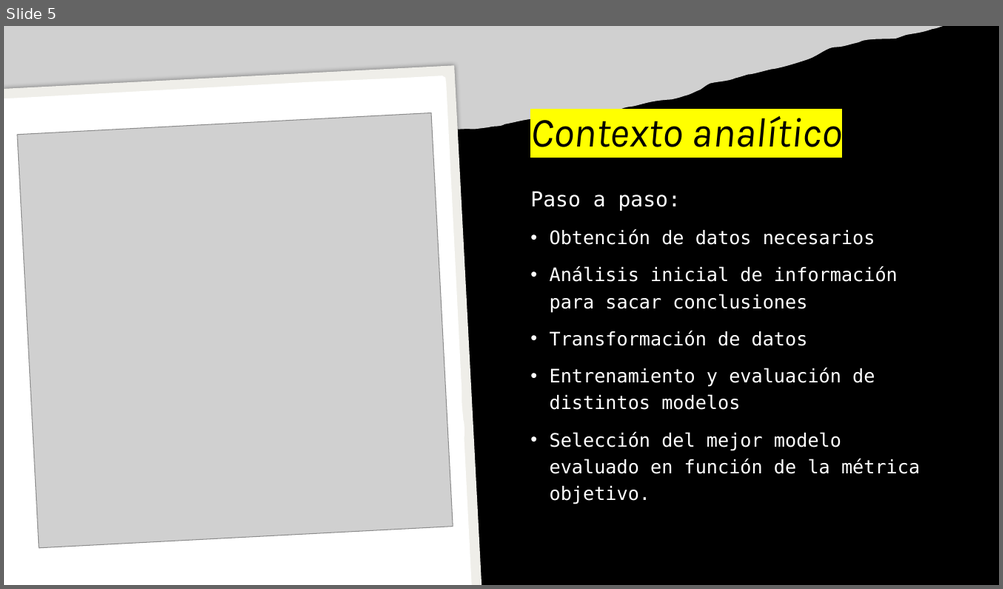
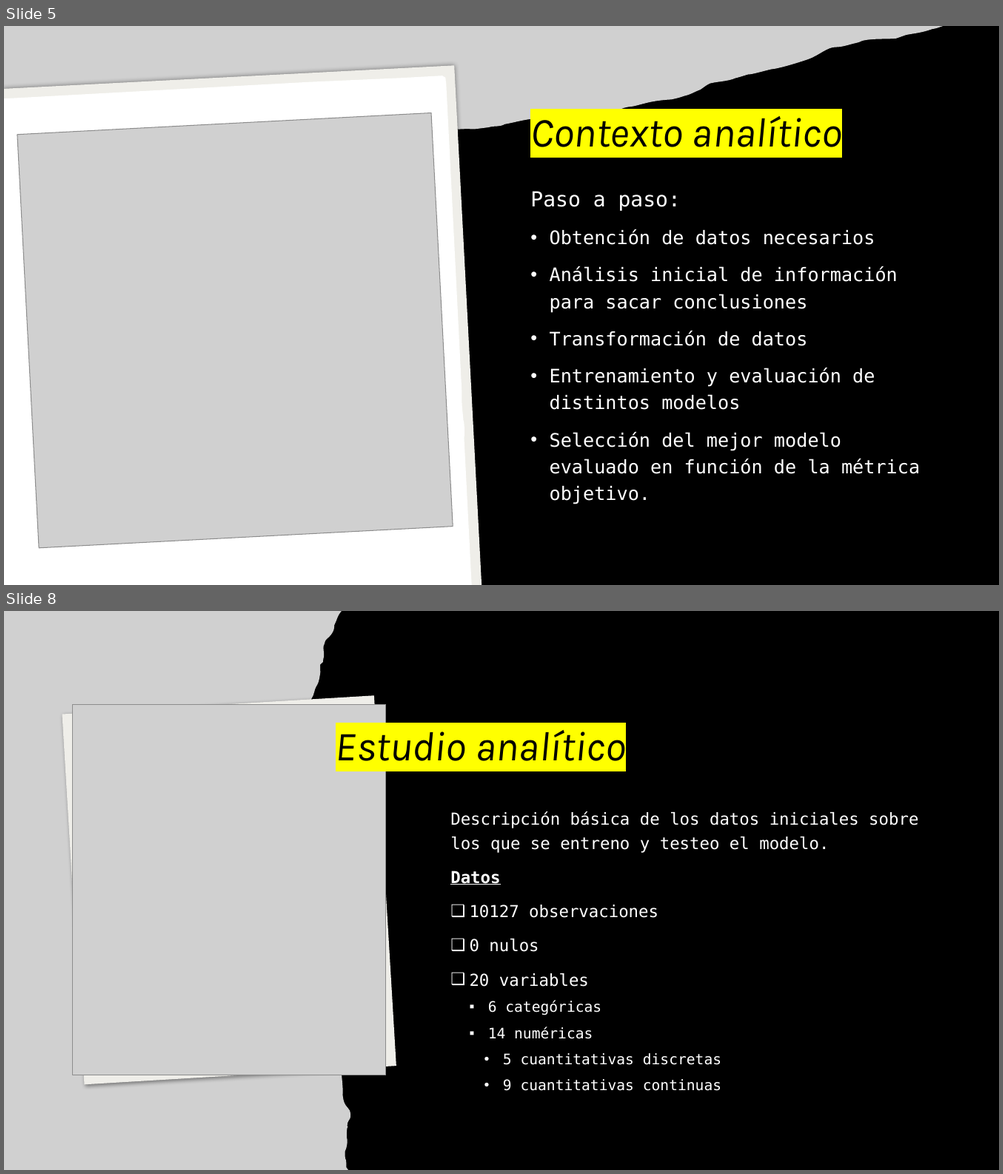
Before and after one commit to juampa95/customer-churn-ds, a slide deck: Análisis de abandono de clientes.pptx. Shown one above the other, each under a label of ours: slide 5 before the commit, slides 5 and 8 after it; the slides between them are not shown. The pictures are 1003x589 and 1003x1174 pixels, drawn with LibreOffice and Linux fonts; fonts in the diff are those of the drawing; grey boxes stand for pictures. Boxes give left, top, right and bottom in pixels: in the first picture for what was removed or moved away, otherwise in the second. Text is boxed around its words. In the diff, an @@ line names an element or a change of style, - is before the commit and + after.

```diff
--- a/Análisis de abandono de clientes.pptx
+++ b/Análisis de abandono de clientes.pptx
@@ slide 8 added at (x1=4, y1=611, x2=999, y2=1170), background #000000 @@
@@ picture added at (x1=4, y1=611, x2=350, y2=1170) @@
@@ rectangle added at (x1=62, y1=695, x2=396, y2=1085), fill #EFEEE9 @@
@@ picture added at (x1=73, y1=704, x2=386, y2=1075) @@
@@ title added at (x1=336, y1=730, x2=625, y2=761), 40 pt, text #000000, italic @@
+Estudio analítico
@@ text added at (x1=450, y1=812, x2=918, y2=1091), 16 pt, text #FFFFFF @@
+Descripción básica de los datos iniciales sobre los que se entreno y testeo el modelo.
+Datos
+❑ 10127 observaciones
+❑ 0 nulos
+❑ 20 variables
+  ▪ 6 categóricas
+  ▪ 14 numéricas
+    • 5 cuantitativas discretas
+    • 9 cuantitativas continuas
```
Also in this commit, not shown: 4 slides changed, 7 other slides added, 1 slide removed, 6 other files.
